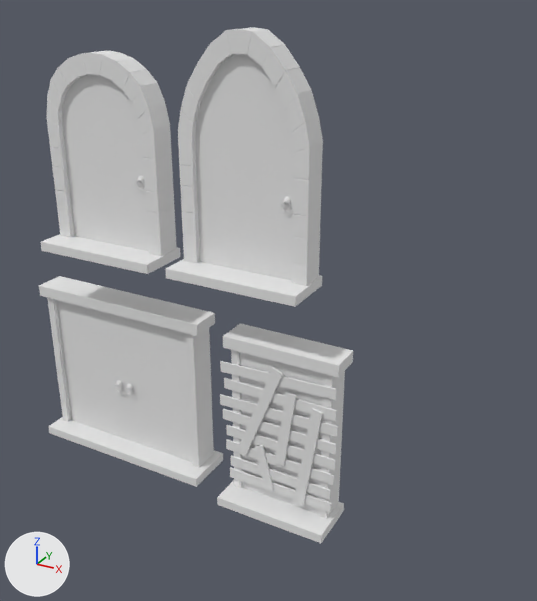
The Blender file cg-house-assets/cg-libDoors.blend, before and after one commit.
Before and after are seen from a 50 mm lens placed at (1.68, -6.98, 6.34), pointed at (-2.22, 0.1, 2.8). The axes (+X, +Y, +Z) are drawn at lower left. The lights are the same throughout.

Before the edit, the objects in view are built like this:
```python
ob_door1 = bpy.data.objects.new('Door1', me_cube_004)
ob_door1.location = (-1.95, -0.07, 0.08)
ob_door1boards = bpy.data.objects.new('Door1Boards', me_cube_020)
ob_door1boards.parent = ob_door1
ob_door1boards.location = (-1.951, -0.0702, 0.0847)
ob_door1frame = bpy.data.objects.new('Door1Frame', me_cube_001)
ob_door1frame.parent = ob_door1
ob_door1frame.location = (-1.951, -0.0702, 0.0847)
ob_door1handle = bpy.data.objects.new('Door1Handle', me_cube_002)
ob_door1handle.parent = ob_door1
ob_door1handle.location = (-1.951, -0.0702, 0.0847)
ob_door1step = bpy.data.objects.new('Door1Step', me_cube_003)
ob_door1step.parent = ob_door1
ob_door1step.location = (-1.951, -0.0702, 0.0847)
ob_door2step = bpy.data.objects.new('Door2Step', me_cube_005)
ob_door2step.parent = ob_door2
ob_door2step.location = (-4.443, -0.00951, 3.149)
ob_door4 = bpy.data.objects.new('Door4', me_cube_008)
ob_door4.location = (-4.5, 0.25, -0.04)
# also in view: 'Door3Step' at (-2.47, -0.05, 3.1); 'Door3Frame' at (-2.46, 0.08, 4.48); 'Door3' at (-2.46, -0.01, 4.38); 'Door2Frame' at (-4.44, 0.08, 4.33); 'Door2' at (-4.44, -0.01, 4.21)
```
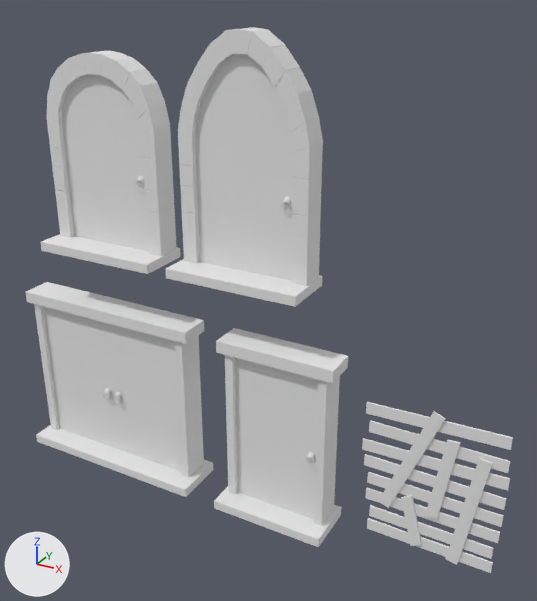
Pixel boxes (x1, y1, x2, y2) of what changed, in the pictures (537 x 601 px):
'Door4', moved
    before: (39, 276, 223, 487)
    after: (25, 282, 213, 497)
'Door1Boards', moved
    before: (220, 361, 338, 513)
    after: (362, 402, 513, 573)
'Door1', reshaped, moved (59% wider, 35% taller)
    before: (240, 352, 324, 514)
    after: (214, 328, 348, 547)
'Door1Frame', deleted
    before: (223, 323, 353, 519)
'Door1Step', deleted
    before: (217, 480, 344, 543)
'Door1Handle', deleted
    before: (315, 449, 319, 455)
part 1 of me_cube_004, built on
    before: (240, 352, 324, 514)
    after: (214, 328, 348, 547)
part 2 of me_cube_004, added
    after: (305, 452, 315, 465)

What the commit changed:
me_cube_004 is used by ob_door1; location (-1.95, -0.07, 0.08).
me_cube_004 had 4 vertices, 1 face and spanned x -0.57..0.57, y 0.0, z 0.0..2.07.
me_cube_004 now has 228 vertices, 194 faces and spans x -0.77..0.77, y -0.48..0.2, z 0.0..2.34.
me_cube_004 part 1: the whole mesh is rebuilt.
Part 2, on me_cube_004:
192 vertices are added at x 0.42..0.54, y -0.24..-0.18, z 0.95..1.11.
177 new faces join them, mat_rustedmetal (white #e7e7e7), smooth.
me_cube_004 part 3: the surface is now shaded smooth.
me_cube_004 now uses material mat_stone (white #e7e7e7).
me_cube_004 now uses material mat_rustedmetal (white #e7e7e7).
me_cube_004 now uses material mat_wood (white #e7e7e7).
Object 'Door4' (ob_door4) moves from (-4.5, 0.25, -0.04) to (-4.5, 0.0, -0.04).
Object 'Door1' (ob_door1) moves from (-1.95, -0.07, 0.08) to (-1.95, 0.0, -0.04).
Object 'Door1Step' (ob_door1step) is deleted.
Object 'Door1Handle' (ob_door1handle) is deleted.
Object 'Door1Frame' (ob_door1frame) is deleted.
In object 'Door1Boards' (ob_door1boards), parent is no longer ob_door1.
In object 'Door1Boards' (ob_door1boards), matrix_parent_inverse is no longer Matrix(((1.0, 0.0, 0.0, 1.951), (0.0, 1.0, 0.0, 0.0702), (0.0, 0.0, 1.0, -0.0847), (0.0, 0.0, 0.0, 1.0))).
Object 'Door1Boards' (ob_door1boards) moves from (-1.951, -0.0702, 0.0847) to (0.0496, -0.23, 0.17).
